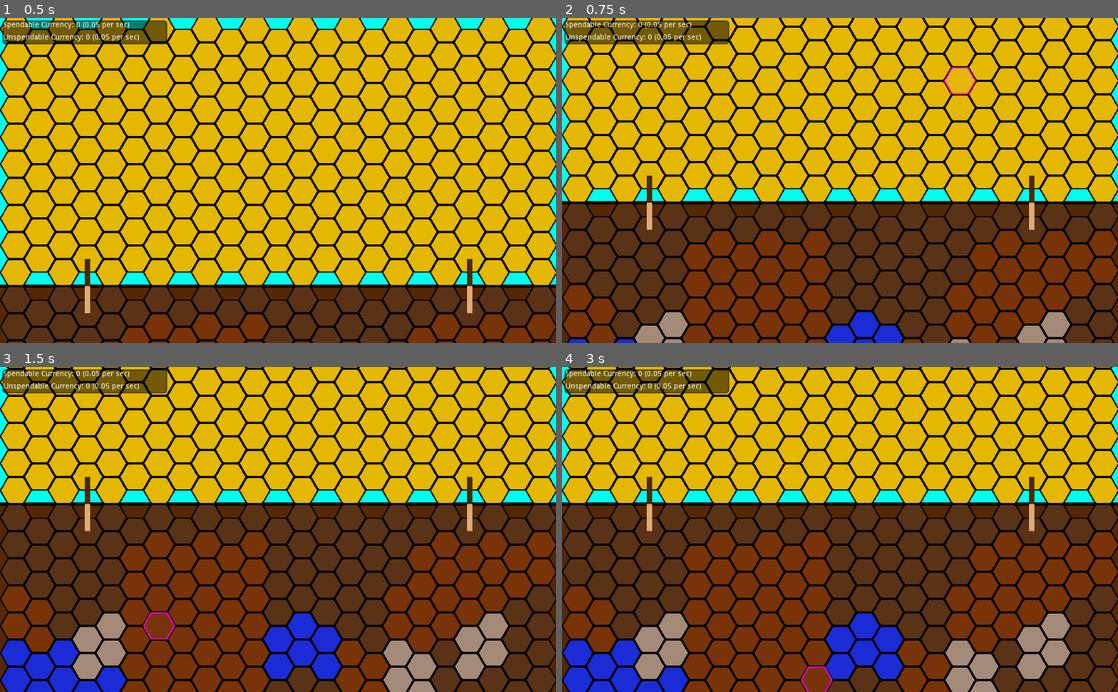
Above: before the commit, frames 1-4 (two rows, left to right).
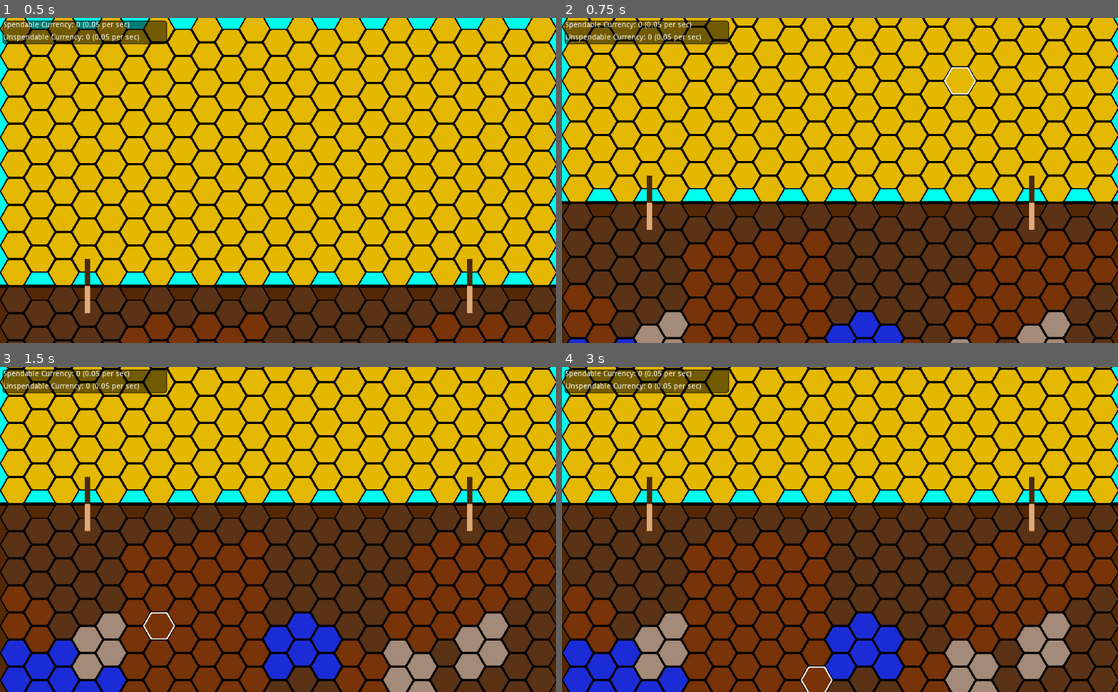
Above: after the commit, the same moments.

Repository: SmaugOfErebor/XylemAndPhloem
Game: Godot game, scene res://scenes/background.tscn
Two runs of this game, one before a commit and one after it. Both use one fixed random seed, a clock stepped at 60 frames per second and the inputs below.
Inputs (mouse positions are in pixels of both pictures, inside the frame that each line leads up to):
- Up to frame 1 (0.5 s): no input
- Up to frame 2 (0.75 s): tap Enter at 0.5 s; move the mouse to (962, 164) at 0.52 s; tap S (move_cam_down) at 0.6 s; click (962, 164) at 0.67 s
- Up to frame 3 (1.5 s): tap Space at 1.25 s; move the mouse to (166, 545) at 1.27 s; tap W (move_cam_up) at 1.35 s; click (166, 545) at 1.42 s
- Up to frame 4 (3 s): tap Enter at 2 s; move the mouse to (895, 458) at 2.02 s; tap S (move_cam_down) at 2.1 s; click (895, 458) at 2.17 s; tap Space at 2.75 s; move the mouse to (812, 594) at 2.77 s; tap W (move_cam_up) at 2.85 s; click (812, 594) at 2.92 s

Frame 1 is identical in both runs. In frame 2, less than 0.1% of the frame differs, in the area x 68-75%, y 15-24%; in frame 3, less than 0.1%, in the area x 25-32%, y 75-84%; in frame 4, less than 0.1%.

Commit message:
Basic cost display and calculation added

Diff:
--- a/autoloads/globals.gd
+++ b/autoloads/globals.gd
@@ -1,4 +1,12 @@
 extends Node
+
+const TID_DIRT: int = 0
+const TID_ENRICHED_DIRT: int = 1
+const TID_ROCK: int = 2
+const TID_SHADOW: int = 3
+const TID_SUNLIGHT: int = 4
+const TID_WATER: int = 5
+const TID_TRANSPARENT: int = 6
 
 func get_tiles() -> TileMap:
 	 return get_tree().get_root().get_node("root_node").get_node("root_2d").get_node("tiles") as TileMap
--- a/scenes/background.tscn
+++ b/scenes/background.tscn
@@ -4,8 +4,8 @@
 [ext_resource path="res://scenes/root_2d.gd" type="Script" id=2]
 [ext_resource path="res://scenes/camera.gd" type="Script" id=3]
 [ext_resource path="res://scenes/tiles.gd" type="Script" id=4]
-[ext_resource path="res://images/tile_highlight_good.png" type="Texture" id=5]
 [ext_resource path="res://scenes/currency_display.gd" type="Script" id=6]
+[ext_resource path="res://images/tile_outline_white.png" type="Texture" id=7]
 
 [sub_resource type="StyleBoxFlat" id=1]
 bg_color = Color( 0, 0, 0, 0.505882 )
@@ -75,44 +75,110 @@
 
 [node name="tile_highlight" type="Sprite" parent="root_2d/tiles"]
 visible = false
-texture = ExtResource( 5 )
+texture = ExtResource( 7 )
 centered = false
 
 [node name="tile_select_highlight" type="Sprite" parent="root_2d/tiles"]
 visible = false
-self_modulate = Color( 0.0196078, 1, 0.929412, 1 )
-texture = ExtResource( 5 )
+self_modulate = Color( 0, 0.929412, 1, 1 )
+texture = ExtResource( 7 )
 centered = false
 
 [node name="ct" type="Sprite" parent="root_2d/tiles/tile_select_highlight"]
 position = Vector2( 0, -50 )
-texture = ExtResource( 5 )
-centered = false
+texture = ExtResource( 7 )
+centered = false
+
+[node name="CostLabel" type="Label" parent="root_2d/tiles/tile_select_highlight/ct"]
+margin_left = 9.0
+margin_top = 19.0
+margin_right = 49.0
+margin_bottom = 33.0
+text = "00"
+align = 1
+__meta__ = {
+"_edit_use_anchors_": false
+}
 
 [node name="rt" type="Sprite" parent="root_2d/tiles/tile_select_highlight"]
 position = Vector2( 44, -26 )
-texture = ExtResource( 5 )
-centered = false
+texture = ExtResource( 7 )
+centered = false
+
+[node name="CostLabel" type="Label" parent="root_2d/tiles/tile_select_highlight/rt"]
+margin_left = 10.0
+margin_top = 20.0
+margin_right = 50.0
+margin_bottom = 34.0
+text = "00"
+align = 1
+__meta__ = {
+"_edit_use_anchors_": false
+}
 
 [node name="rb" type="Sprite" parent="root_2d/tiles/tile_select_highlight"]
 position = Vector2( 44, 24 )
-texture = ExtResource( 5 )
-centered = false
+texture = ExtResource( 7 )
+centered = false
+
+[node name="CostLabel" type="Label" parent="root_2d/tiles/tile_select_highlight/rb"]
+margin_left = 9.0
+margin_top = 21.0
+margin_right = 49.0
+margin_bottom = 35.0
+text = "00"
+align = 1
+__meta__ = {
+"_edit_use_anchors_": false
+}
 
 [node name="cb" type="Sprite" parent="root_2d/tiles/tile_select_highlight"]
 position = Vector2( 0, 50 )
-texture = ExtResource( 5 )
-centered = false
+texture = ExtResource( 7 )
+centered = false
+
+[node name="CostLabel" type="Label" parent="root_2d/tiles/tile_select_highlight/cb"]
+margin_left = 9.0
+margin_top = 20.0
+margin_right = 49.0
+margin_bottom = 34.0
+text = "00"
+align = 1
+__meta__ = {
+"_edit_use_anchors_": false
+}
 
 [node name="lb" type="Sprite" parent="root_2d/tiles/tile_select_highlight"]
 position = Vector2( -44, 25 )
-texture = ExtResource( 5 )
-centered = false
+texture = ExtResource( 7 )
+centered = false
+
+[node name="CostLabel" type="Label" parent="root_2d/tiles/tile_select_highlight/lb"]
+margin_left = 9.0
+margin_top = 21.0
+margin_right = 49.0
+margin_bottom = 35.0
+text = "00"
+align = 1
+__meta__ = {
+"_edit_use_anchors_": false
+}
 
 [node name="lt" type="Sprite" parent="root_2d/tiles/tile_select_highlight"]
 position = Vector2( -44, -25 )
-texture = ExtResource( 5 )
-centered = false
+texture = ExtResource( 7 )
+centered = false
+
+[node name="CostLabel" type="Label" parent="root_2d/tiles/tile_select_highlight/lt"]
+margin_left = 9.0
+margin_top = 20.0
+margin_right = 49.0
+margin_bottom = 34.0
+text = "00"
+align = 1
+__meta__ = {
+"_edit_use_anchors_": false
+}
 
 [node name="fg" type="CanvasLayer" parent="."]
 
--- a/scenes/classes/tile.gd
+++ b/scenes/classes/tile.gd
@@ -25,5 +25,15 @@
 
 	return descendantCount
 
+func getLengthFromHere() -> int:
+	if incomingConnection == null:
+		return 0
+	return 1 + incomingConnection.fromTile.getLengthFromHere()
+
 func hasConnections():
 	return incomingConnection != null or outgoingConnections.size() > 0
+
+func getBaseCost() -> int:
+	if tileId == Globals.TID_ROCK:
+		return 10
+	return 5
--- a/scenes/tiles.gd
+++ b/scenes/tiles.gd
@@ -3,15 +3,8 @@
 # This corresponds to tile IDs in tileset
 const TILE_SIZE := Vector2(44, 50)
 const SCREEN_TILE_WIDTH: int = 23
-enum TileId {
-	DIRT,
-	ENRICHED_DIRT,
-	ROCK,
-	SHADOW,
-	SUNLIGHT,
-	WATER,
-	TRANSPARENT
-}
+const HIGHLIGHT_COLOR_BUYABLE := Color.green
+const HIGHLIGHT_COLOR_NOT_BUYABLE := Color.red
 
 var selectedFromTile: Tile = null
 
@@ -51,10 +44,7 @@
 	# Check which
 	if selectedFromTile == null:
 		# Make sure the tile has a connection
-		if tile.hasConnections() and tile.tileId != TileId.TRANSPARENT:
-			# Select a from tile
-			if setTileSelectHighlight(tile):
-				selectedFromTile = tile
+		selectedFromTile = tile
 	else:
 		# This is the user's "to" tile selection
 		# First, make sure it's on the same level
@@ -77,32 +67,56 @@
 		selectedFromTile = null
 		tileSelectHighlight.visible = false
 
+func _physics_process(delta):
+	if selectedFromTile:
+		if selectedFromTile.hasConnections() and selectedFromTile.tileId != Globals.TID_TRANSPARENT:
+			# Select a from tile
+			if not setTileSelectHighlight(selectedFromTile):
+				selectedFromTile = null
+		else:
+			selectedFromTile = null
+
 func addChildTileConnection(fromTile: Tile, toTile: Tile, tileType: int):
 	var newConnection := TileConnection.new(fromTile, toTile, tileType)
 	add_child(newConnection)
 	fromTile.outgoingConnections.append(newConnection)
 	toTile.incomingConnection = newConnection
 
-func isSelectableNeighbor(tile: Tile, neighbor: Tile) -> bool:
+func calculateCost(from: Tile, to: Tile) -> int:
+	 return to.getBaseCost() + (from.getLengthFromHere() / 3)
+
+func showSelectableNeighbor(highlight: Sprite, tile: Tile, neighbor: Tile):
+	# Start as not selectable
+	highlight.visible = false
+	# Check if selectable
 	if neighbor == null:
-		return false
-	var valid: bool = Utils.mySign(tile.position.y) == Utils.mySign(neighbor.position.y) and not neighbor.hasConnections()
-	return valid
+		return
+	if not (Utils.mySign(tile.position.y) == Utils.mySign(neighbor.position.y) and not neighbor.hasConnections()):
+		return
+	# It is selectable; see if they have enough $ to buy it
+	var cost: int = calculateCost(tile, neighbor)
+	highlight.find_node("CostLabel").text = str(cost)
+	if playerGameTree.getSpendableAsInt() >= cost:
+		highlight.modulate = HIGHLIGHT_COLOR_BUYABLE
+	else:
+		highlight.modulate = HIGHLIGHT_COLOR_NOT_BUYABLE
+	highlight.visible = true
 
 func setTileSelectHighlight(tile: Tile) -> bool:
 	var neighbors = getNeighborTiles(tile, true)
-	ct.visible = isSelectableNeighbor(tile, neighbors[2])
-	cb.visible = isSelectableNeighbor(tile, neighbors[3])
+	showSelectableNeighbor(ct, tile, neighbors[2])
+	showSelectableNeighbor(cb, tile, neighbors[3])
 	if (tile.position.x as int) % 2 == 0:
-		lb.visible = isSelectableNeighbor(tile, neighbors[0])
-		rb.visible = isSelectableNeighbor(tile, neighbors[1])
-		lt.visible = isSelectableNeighbor(tile, neighbors[4])
-		rt.visible = isSelectableNeighbor(tile, neighbors[5])
-	else:
-		lt.visible = isSelectableNeighbor(tile, neighbors[0])
-		rt.visible = isSelectableNeighbor(tile, neighbors[1])
-		lb.visible = isSelectableNeighbor(tile, neighbors[4])
-		rb.visible = isSelectableNeighbor(tile, neighbors[5])
+		showSelectableNeighbor(lb, tile, neighbors[0])
+		showSelectableNeighbor(rb, tile, neighbors[1])
+		showSelectableNeighbor(lt, tile, neighbors[4])
+		showSelectableNeighbor(rt, tile, neighbors[5])
+	else:
+		showSelectableNeighbor(lt, tile, neighbors[0])
+		showSelectableNeighbor(rt, tile, neighbors[1])
+		showSelectableNeighbor(lb, tile, neighbors[4])
+		showSelectableNeighbor(rb, tile, neighbors[5])
+
 	if ct.visible or cb.visible or lb.visible or lt.visible or rb.visible or rt.visible:
 		tileSelectHighlight.position = getPixelPosition(tile)
 		tileSelectHighlight.visible = true
@@ -191,19 +205,19 @@
 			if y == -1 and x % 2 == 1:
 				if x == 3 || x == 19:
 					# Add transparent tiles to hold the starting trees
-					addTile(TileId.TRANSPARENT, Vector2(x, y))
+					addTile(Globals.TID_TRANSPARENT, Vector2(x, y))
 				continue
 
 			if y < 0:
 				# Above ground
-				addTile(TileId.SUNLIGHT, Vector2(x, y))
+				addTile(Globals.TID_SUNLIGHT, Vector2(x, y))
 			else:
 				# Below ground
-				addTile(TileId.DIRT, Vector2(x, y))
-
-	generatePockets(TileId.WATER, 5, 8, 0, SCREEN_TILE_WIDTH-1, 4, 9, 1, 2)
-	generatePockets(TileId.ENRICHED_DIRT, 6, 8, 0, SCREEN_TILE_WIDTH-1, 1, 9, 1, 3)
-	generatePockets(TileId.ROCK, 2, 3, 0, SCREEN_TILE_WIDTH-1, 4, 7, 1, 1)
+				addTile(Globals.TID_DIRT, Vector2(x, y))
+
+	generatePockets(Globals.TID_WATER, 5, 8, 0, SCREEN_TILE_WIDTH-1, 4, 9, 1, 2)
+	generatePockets(Globals.TID_ENRICHED_DIRT, 6, 8, 0, SCREEN_TILE_WIDTH-1, 1, 9, 1, 3)
+	generatePockets(Globals.TID_ROCK, 2, 3, 0, SCREEN_TILE_WIDTH-1, 4, 7, 1, 1)
 
 func generatePockets(tileId: int,
 					minPockets: int, maxPockets: int,
--- a/scenes/tree.gd
+++ b/scenes/tree.gd
@@ -33,6 +33,9 @@
 	tileMap.addChildTileConnection(seedTile, rootTile, 1)
 
 func _process(delta):
+	# Check due to division
+	if delta <= 0:
+		return
 	# Collect unspendable currency based on the number of roots the tree has
 	unspendablePerSec = get_total_roots() * UNSPENDABLE_CURRENCY_RATE
 	unspendableCurrency += unspendablePerSec * delta
@@ -56,7 +59,7 @@
 
 func get_total_leaves() -> int:
 	# TODO: Get total leaves that are receiving sunlight
-	return 5
+	return 500
 
 func getSpendableAsInt() -> int:
 	return floor(spendableCurrency) as int
Binary file removed: images/base_hexagon.png
Not shown, removed: images/base_hexagon.png.import
Binary file removed: images/tile_highlight_good.png
Binary file added: images/tile_outline_white.png
Not shown, changed: images/tile_outline_white.png.import
